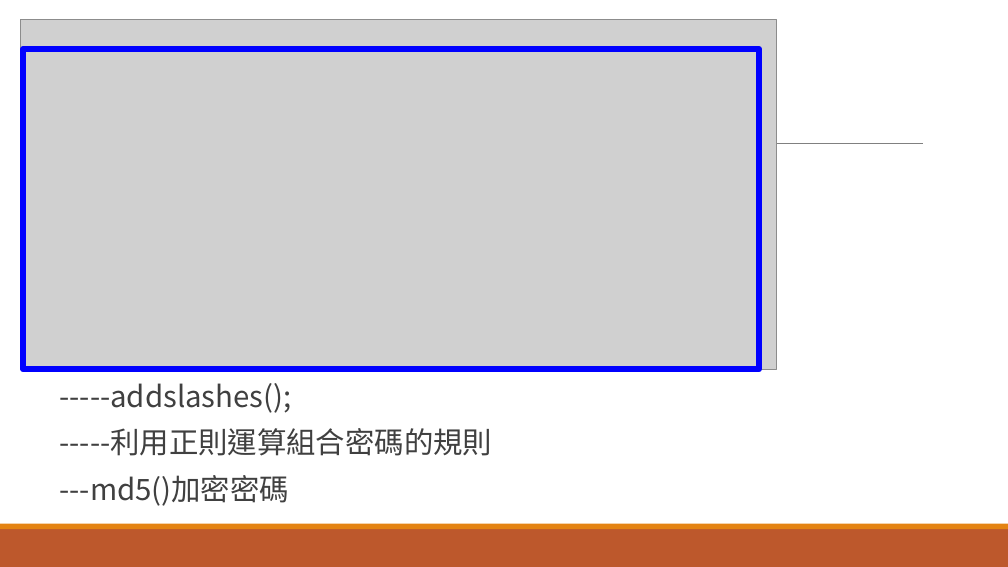
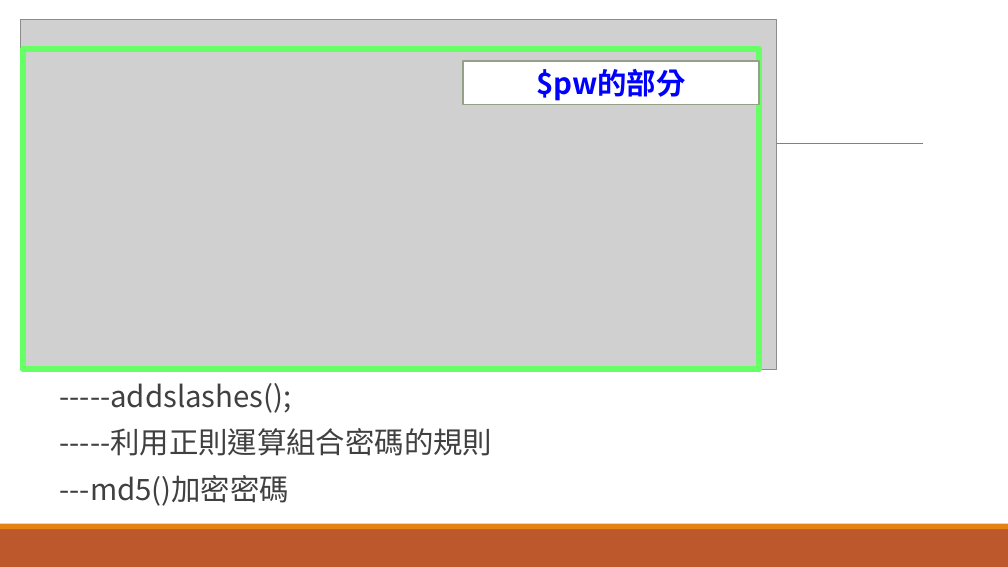
Before and after one commit to kay71029/Learning-Defensive-programming, a slide deck: slide 13 of Learning-Defensive-programming.pptx (slide 11 before the commit). Drawn at 1008x567 pixels with LibreOffice and Linux fonts; fonts in the diff are those of the drawing; grey boxes stand for pictures. Boxes give left, top, right and bottom in pixels: in the first picture for what was removed or moved away, otherwise in the second. Text is boxed around its words. In the diff, an @@ line names an element or a change of style, - is before the commit and + after.

```diff
--- a/Learning-Defensive-programming.pptx
+++ b/Learning-Defensive-programming.pptx
@@ rectangle at (23, 49, 759, 369): outline #0000FF 6 pt to #66FF66 6 pt @@
@@ rectangle added at (463, 61, 759, 105), fill #FFFFFF, outline #94A088 1.25 pt, 28 pt, text #0000FF, bold @@
+$pw的部分
```
Also in this commit, not shown: 5 other slides changed, 6 slides added, 2 slides removed.
